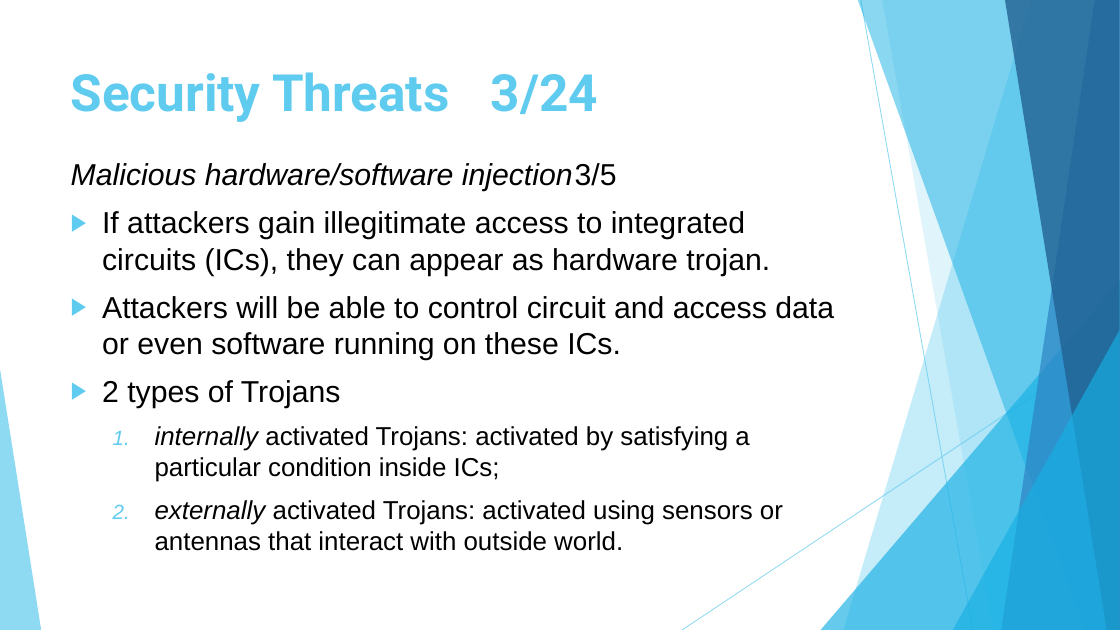
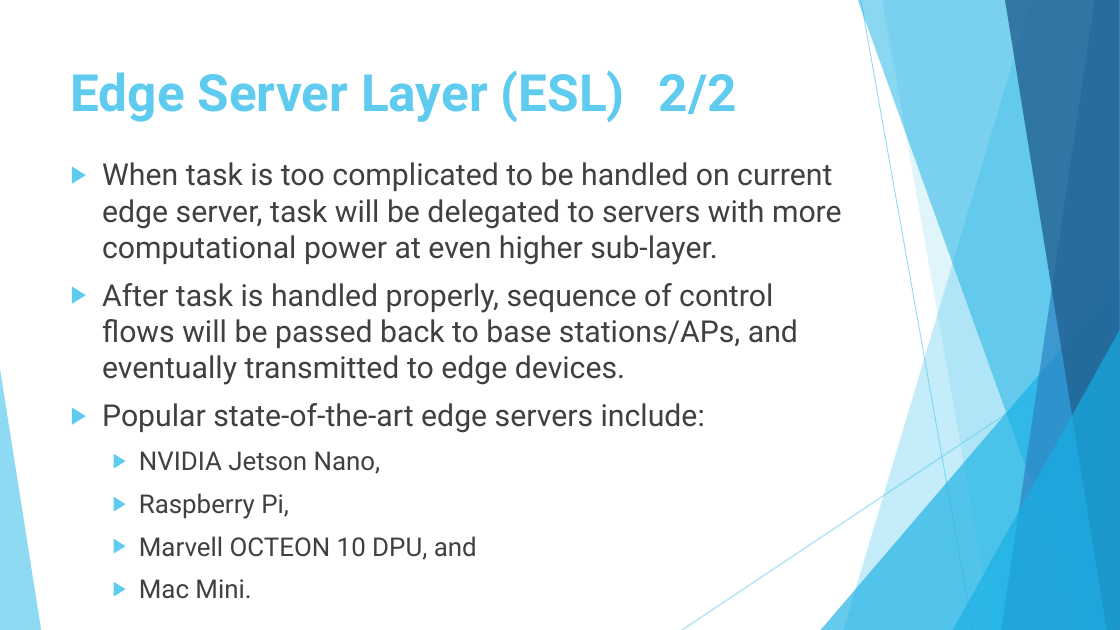
Before and after one commit to s2n-cnit/phd-stiet-cyber-security-approaches-cloud-edge-environments, a slide deck: slide 9 of slides/slides-4.pptx (slide 6 before the commit). Drawn at 1120x630 pixels with LibreOffice and Linux fonts; fonts in the diff are those of the drawing; background and template pictures are left out. Boxes give left, top, right and bottom in pixels: in the first picture for what was removed or moved away, otherwise in the second. Text is boxed around its words. In the diff, an @@ line names an element or a change of style, - is before the commit and + after.

```diff
--- a/slides/slides-4.pptx
+++ b/slides/slides-4.pptx
@@ title at [71, 70, 737, 122]: text changed @@
-Security Threats 3/24
+Edge Server Layer (ESL) 2/2
@@ text at [102, 162, 842, 560]: text changed; font Arial to Roboto; text colour #000000 to #404040 @@
-Malicious hardware/software injection 3/5
-▶ If attackers gain illegitimate access to integrated circuits (ICs), they can appear as hardware trojan.
-▶ Attackers will be able to control circuit and access data or even software running on these ICs.
-▶ 2 types of Trojans
-  1. internally activated Trojans: activated by satisfying a particular condition inside ICs;
-  2. externally activated Trojans: activated using sensors or antennas that interact with outside world.
+▶ When task is too complicated to be handled on current edge server, task will be delegated to servers with more computational power at even higher sub-layer.
+▶ After task is handled properly, sequence of control flows will be passed back to base stations/APs, and eventually transmitted to edge devices.
+▶ Popular state-of-the-art edge servers include:
+  ▶ NVIDIA Jetson Nano,
+  ▶ Raspberry Pi,
+  ▶ Marvell OCTEON 10 DPU, and
+  ▶ Mac Mini.
```
Also in this commit, not shown: 34 other slides changed, 93 slides added, 10 slides removed, 12 other files.
